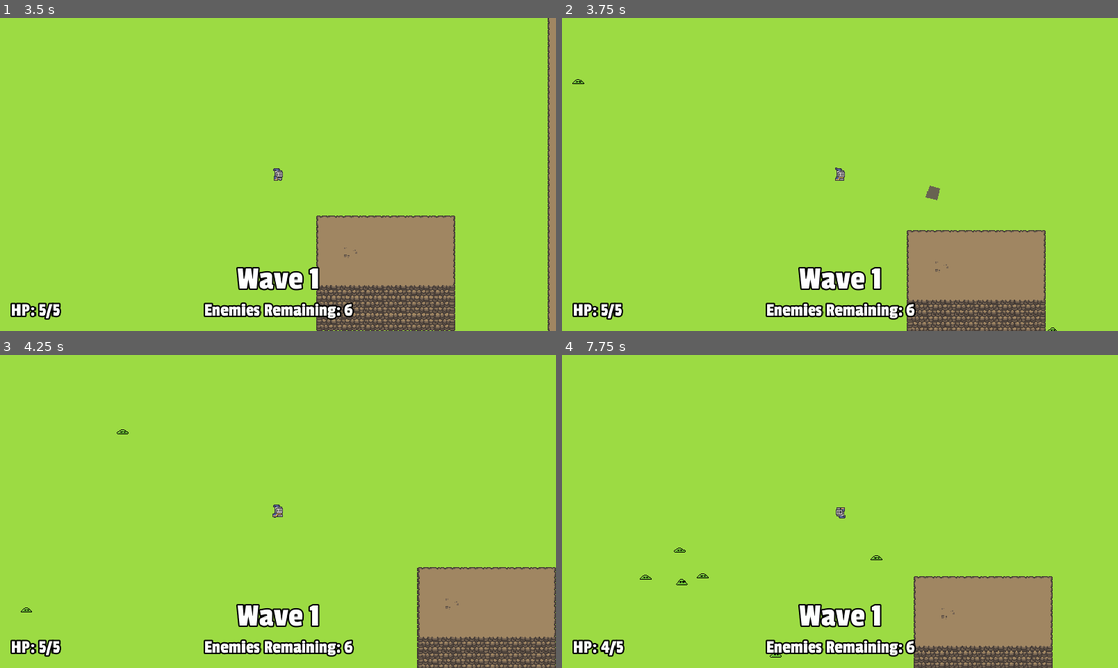
Above: before the commit, frames 1-4 (two rows, left to right).
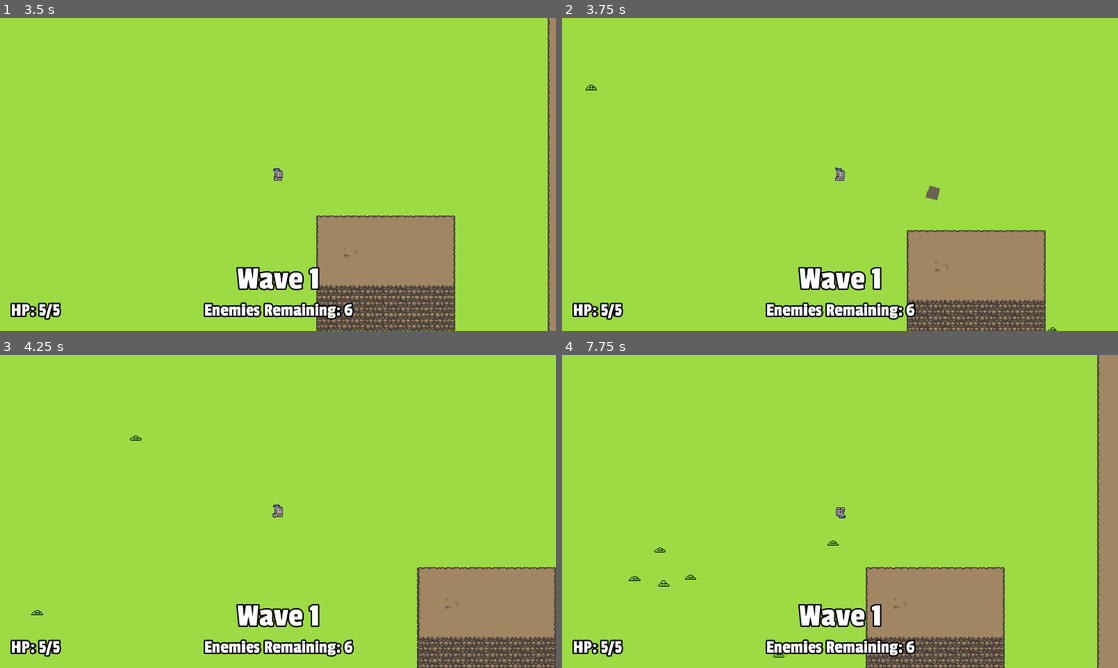
Above: after the commit, the same moments.

Repository: stuson/go-godot-4-game-jam
Game: Godot game, scene res://stages/Level.tscn
The game is run twice, just before and just after one commit, with the same random seed, the same clock (stepped at 60 frames per second) and the same inputs.
Inputs (mouse positions are in pixels of both pictures, inside the frame that each line leads up to):
- Up to frame 1 (3.5 s): tap Enter at 0.5 s; move the mouse to (400, 158) at 0.52 s; press the mouse at (400, 158) at 0.53 s; hold D (move_right) 0.53-1.28 s; move the mouse to (166, 190) at 1.27 s; release the mouse at (166, 190) at 1.28 s; hold S (move_down) 1.28-2.03 s; tap Space (roll) at 1.35, 2.85 s; move the mouse to (333, 105) at 2.02 s; press the mouse at (333, 105) at 2.03 s; hold D (move_right) 2.03-2.78 s; move the mouse to (250, 237) at 2.77 s; release the mouse at (250, 237) at 2.78 s; hold W (move_up) from 2.78 s (still down)
- Up to frame 2 (3.75 s): move the mouse to (1006, 221) at 3.52 s; release W (move_up) at 3.53 s; press the mouse at (1006, 221) at 3.53 s; hold A (move_left) from 3.53 s (still down)
- Up to frame 3 (4.25 s): keep holding A (move_left)
- Up to frame 4 (7.75 s): move the mouse to (673, 464) at 4.27 s; release the mouse at (673, 464) at 4.28 s; tap Space (roll) at 4.35, 5.85, 7.35 s; move the mouse to (867, 511) at 5.02 s; release A (move_left) at 5.03 s; press the mouse at (867, 511) at 5.03 s; hold S (move_down) 5.03-5.78 s; move the mouse to (756, 433) at 5.77 s; release the mouse at (756, 433) at 5.78 s; hold D (move_right) 5.78-6.53 s; move the mouse to (962, 495) at 6.52 s; press the mouse at (962, 495) at 6.53 s; hold W (move_up) 6.53-7.28 s; move the mouse to (728, 527) at 7.27 s; release the mouse at (728, 527) at 7.28 s; hold D (move_right) from 7.28 s (still down)

Frame 1 is identical in both runs. In frame 2, less than 0.1% of the frame differs, in the area x 1-7%, y 19-24%; in frame 3, less than 0.1%; in frame 4, 11%, in the area x 6-100%, y 0-100%.

Commit message:
Adjust navigation

Diff:
--- a/characters/enemies/Enemy.tscn
+++ b/characters/enemies/Enemy.tscn
@@ -38,7 +38,7 @@
 [node name="NavigationAgent2D" type="NavigationAgent2D" parent="."]
 
 [node name="NavigationRefreshTimer" type="Timer" parent="."]
-wait_time = 0.2
+wait_time = 0.1
 autostart = true
 
 [connection signal="die" from="Stats" to="." method="_on_Stats_die"]
--- a/characters/enemies/attacker_enemy/AttackerEnemy.tscn
+++ b/characters/enemies/attacker_enemy/AttackerEnemy.tscn
@@ -41,5 +41,5 @@
 [node name="NavigationAgent2D" type="NavigationAgent2D" parent="."]
 
 [node name="NavigationRefreshTimer" type="Timer" parent="."]
-wait_time = 0.2
+wait_time = 0.1
 autostart = true
--- a/characters/enemies/basic_enemy/BasicEnemy.tscn
+++ b/characters/enemies/basic_enemy/BasicEnemy.tscn
@@ -214,7 +214,7 @@
 [node name="AnimatedSprite" type="AnimatedSprite" parent="."]
 material = ExtResource( 4 )
 frames = SubResource( 25 )
-frame = 19
+frame = 13
 playing = true
 centered = false
 offset = Vector2( -8, -12 )
@@ -236,7 +236,7 @@
 [node name="NavigationAgent2D" type="NavigationAgent2D" parent="."]
 
 [node name="NavigationRefreshTimer" type="Timer" parent="."]
-wait_time = 0.2
+wait_time = 0.1
 autostart = true
 
 [node name="HitSfxPlayer" type="AudioStreamPlayer2D" parent="."]
--- a/characters/enemies/tank_enemy/TankEnemy.tscn
+++ b/characters/enemies/tank_enemy/TankEnemy.tscn
@@ -233,7 +233,7 @@
 [node name="AnimatedSprite" type="AnimatedSprite" parent="."]
 material = ExtResource( 4 )
 frames = SubResource( 26 )
-frame = 22
+frame = 1
 playing = true
 centered = false
 offset = Vector2( -16, -24 )
@@ -255,7 +255,7 @@
 [node name="NavigationAgent2D" type="NavigationAgent2D" parent="."]
 
 [node name="NavigationRefreshTimer" type="Timer" parent="."]
-wait_time = 0.2
+wait_time = 0.1
 autostart = true
 
 [node name="HitSfxPlayer" type="AudioStreamPlayer2D" parent="."]
--- a/characters/player/Player.tscn
+++ b/characters/player/Player.tscn
@@ -216,6 +216,7 @@
 material = ExtResource( 5 )
 frames = SubResource( 8 )
 animation = "default_r"
+frame = 1
 playing = true
 offset = Vector2( 0, -4 )
 
